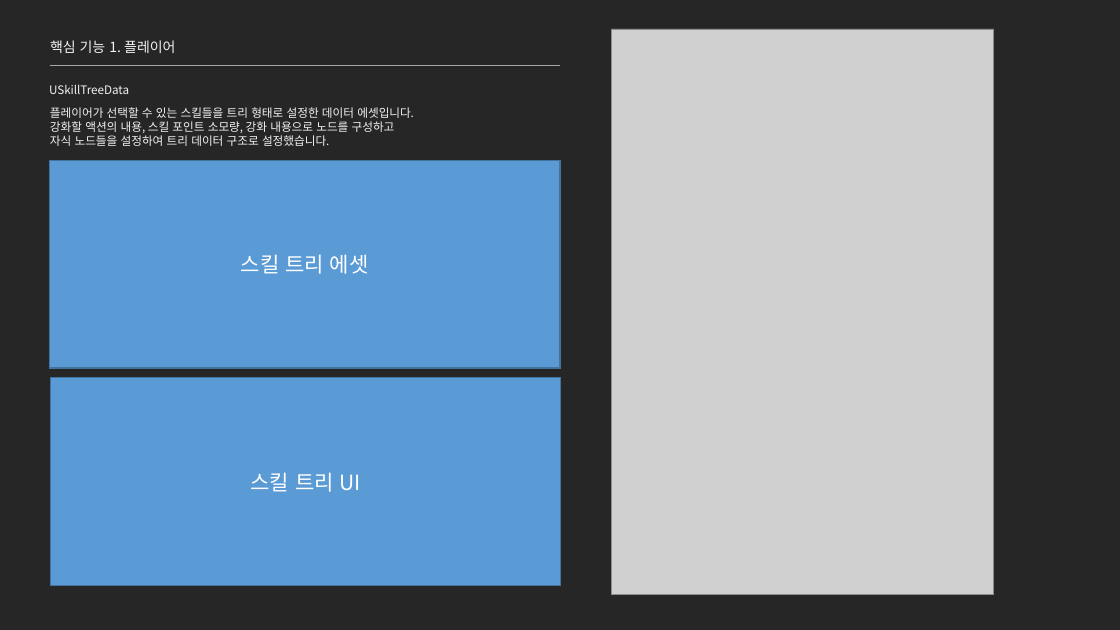
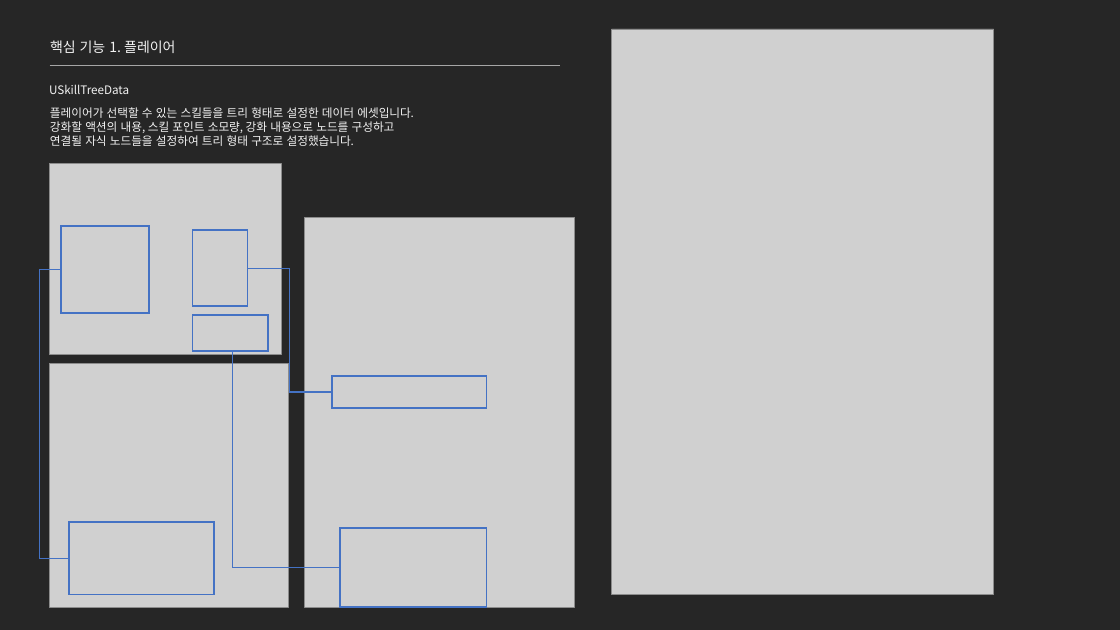
Before and after one commit to jhk0701/project-ARPGHunter, a slide deck: slide 15 of Docs/UnrealEngine_문서_김정환.pptx. Drawn at 1120x630 pixels with LibreOffice and Linux fonts; fonts in the diff are those of the drawing; grey boxes stand for pictures. Boxes give left, top, right and bottom in pixels: in the first picture for what was removed or moved away, otherwise in the second. Text is boxed around its words. In the diff, an @@ line names an element or a change of style, - is before the commit and + after.

Commit message:
Docs: 문서 업데이트

```diff
--- a/Docs/UnrealEngine_문서_김정환.pptx
+++ b/Docs/UnrealEngine_문서_김정환.pptx
@@ text at [50,135,354,146]: text changed @@
-자식 노드들을 설정하여 트리 데이터 구조로 설정했습니다.
+연결될 자식 노드들을 설정하여 트리 형태 구조로 설정했습니다.
@@ rectangle removed at [50,160,560,368] @@
-스킬 트리 에셋
@@ picture added at [50,164,281,355] @@
@@ rectangle added at [60,226,149,313], outline #4472C4 1.5 pt @@
@@ rectangle added at [192,230,248,307], outline #4472C4 1.5 pt @@
@@ picture added at [305,217,575,607] @@
@@ elbow line added from (248, 268) to (332, 392), #4472C4 1 pt @@
@@ elbow line added from (60, 270) to (69, 559), #4472C4 1 pt @@
@@ rectangle added at [192,315,268,351], outline #4472C4 1.5 pt @@
@@ elbow line added from (233, 351) to (340, 568), #4472C4 1 pt @@
@@ rectangle removed at [50,378,561,586] @@
-스킬 트리 UI
@@ picture added at [50,364,288,607] @@
@@ rectangle added at [332,376,486,408], outline #4472C4 1.5 pt @@
@@ rectangle added at [69,523,214,595], outline #4472C4 1.5 pt @@
@@ rectangle added at [340,528,486,607], outline #4472C4 1.5 pt @@
```
Also in this commit, not shown: 15 other slides changed, 15 other files.
